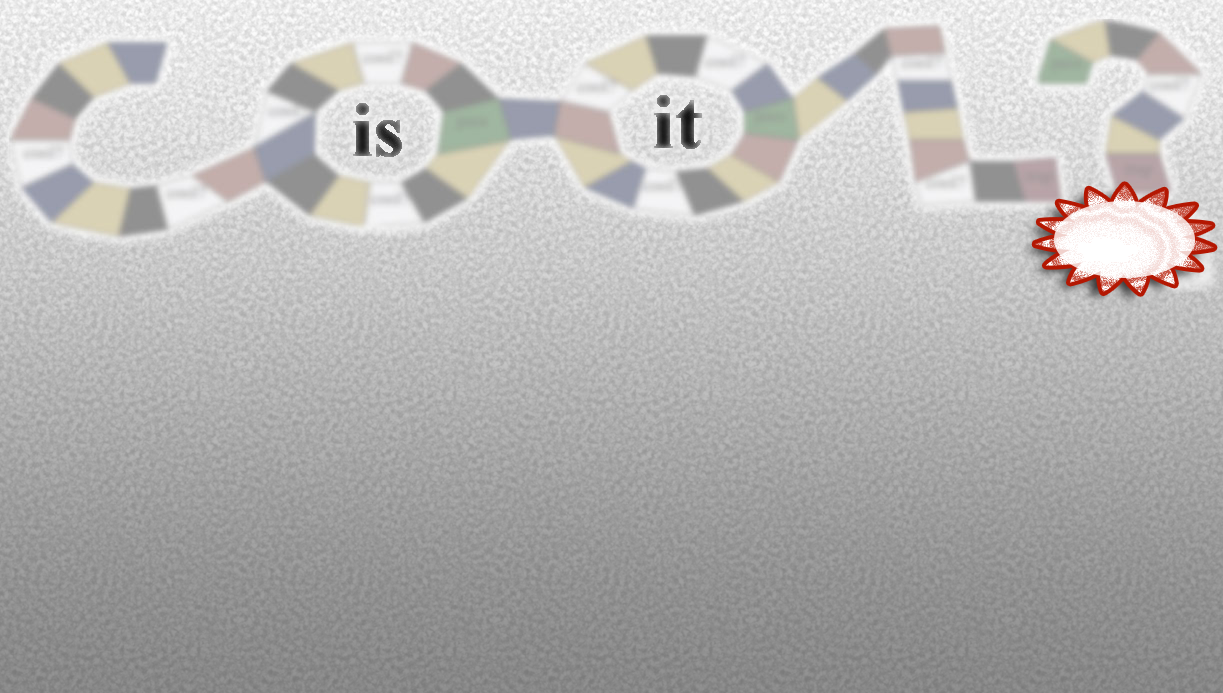
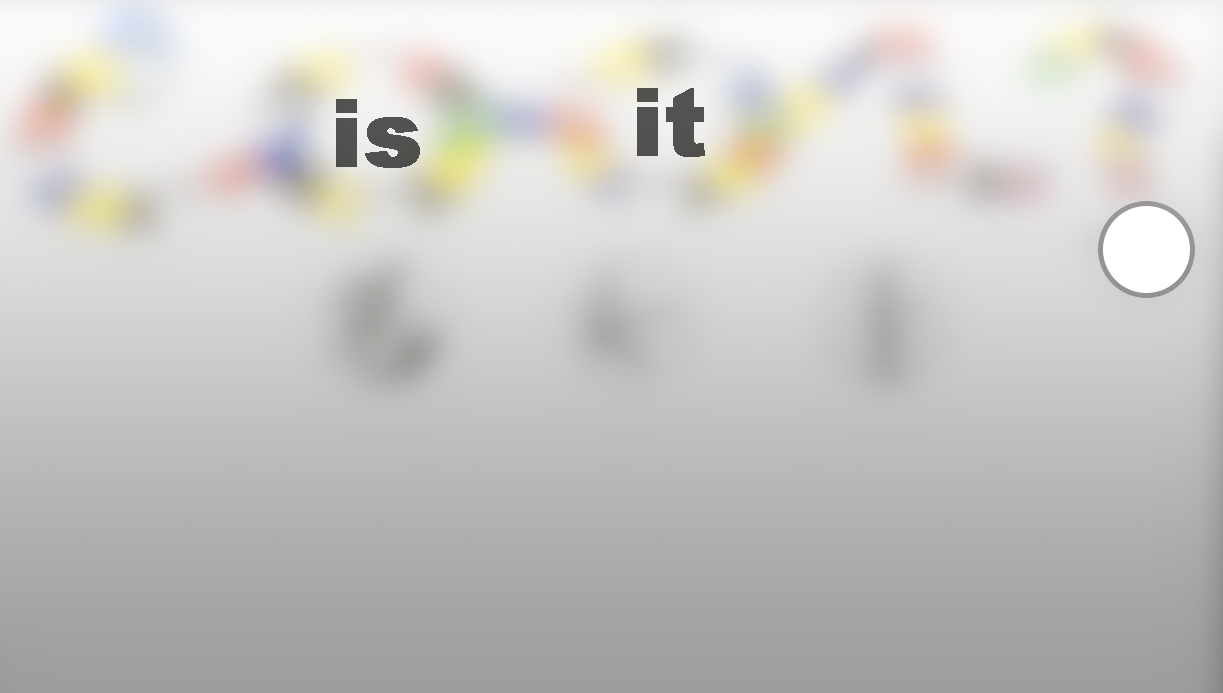
Comparing the layer stacks of the two 1223×693 images. Changes:
added layer "it" (80%) above "is" over [637, 88, 705, 157]
renamed "Layer 1" to "is", opacity 100% → 80%, moved it above "Ellipse 1 copy", painted on it over [0, 7, 1223, 575]
removed layer "Rectangle 1" over [0, 0, 1223, 693]
renamed "Shape 1" to "Ellipse 1 copy", moved it above "Ellipse 1", painted on it over [1035, 185, 1214, 293]
"Ellipse 1": opacity 80% → 100%, painted on it, unmasked it over [0, 0, 1223, 693]
